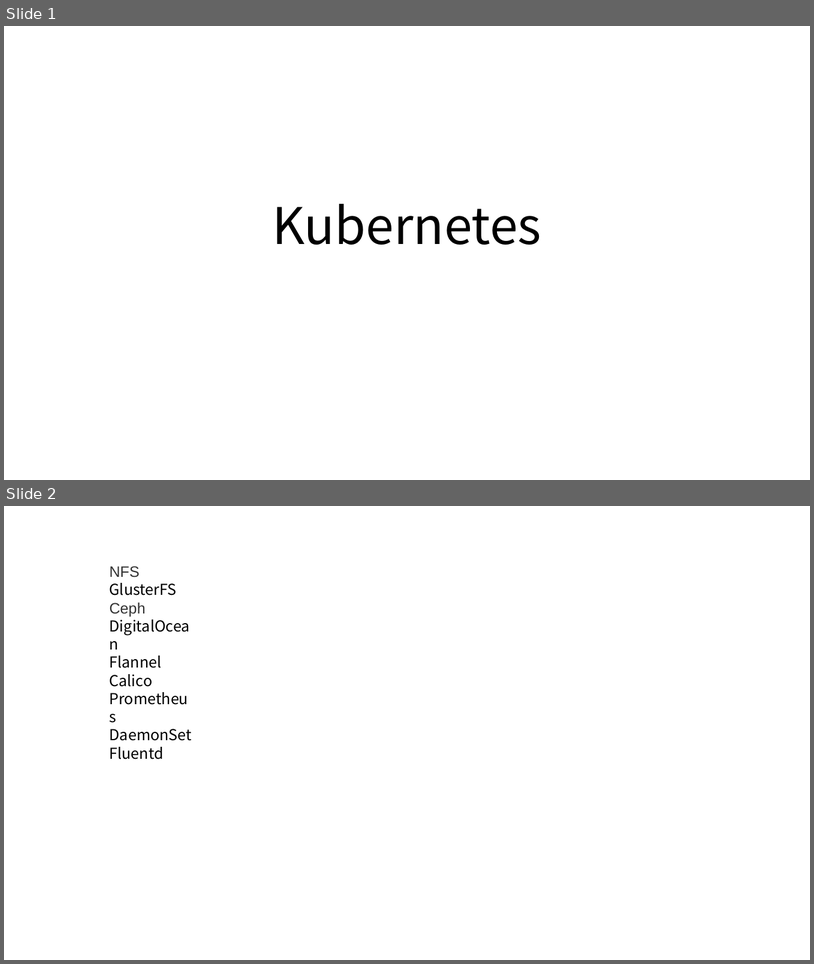
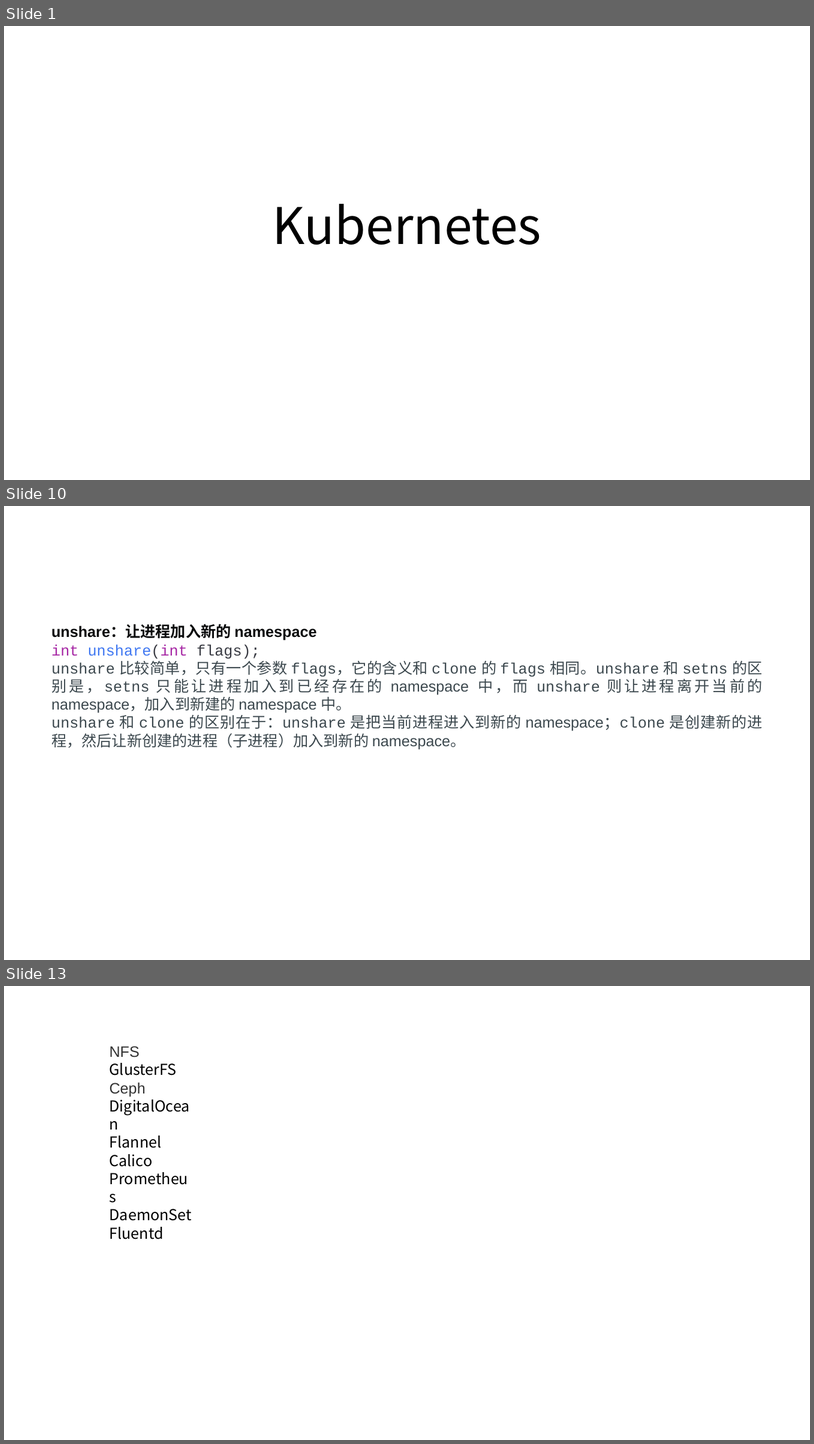
Before and after one commit to axzxs2001/Asp.NetCoreExperiment, a slide deck: Asp.NetCoreExperiment/kubernetes/kubernetes.pptx. Shown one above the other, each under a label of ours: slides 1 and 2 before the commit, slides 1, 10 and 13 after it; the slides between them are not shown. The pictures are 814x964 and 814x1444 pixels, drawn with LibreOffice and Linux fonts; fonts in the diff are those of the drawing. Boxes give left, top, right and bottom in pixels: in the first picture for what was removed or moved away, otherwise in the second. Text is boxed around its words. In the diff, an @@ line names an element or a change of style, - is before the commit and + after.

```diff
--- a/Asp.NetCoreExperiment/kubernetes/kubernetes.pptx
+++ b/Asp.NetCoreExperiment/kubernetes/kubernetes.pptx
@@ slide 10 added at [4, 506, 810, 960], background #FFFFFF @@
@@ text added at [51, 625, 763, 749], 18 pt, text #3C484E @@
+unshare：让进程加入新的 namespace
+int unshare(int flags);
+unshare 比较简单，只有一个参数 flags，它的含义和 clone 的 flags 相同。unshare 和 setns 的区别是，setns 只能让进程加入到已经存在的 namespace 中，而 unshare 则让进程离开当前的 namespace，加入到新建的 namespace 中。
+unshare 和 clone 的区别在于：unshare 是把当前进程进入到新的 namespace；clone 是创建新的进程，然后让新创建的进程（子进程）加入到新的 namespace。
@@ what was slide 2 is now slide 13 @@
```
Also in this commit, not shown: 10 other slides added.
